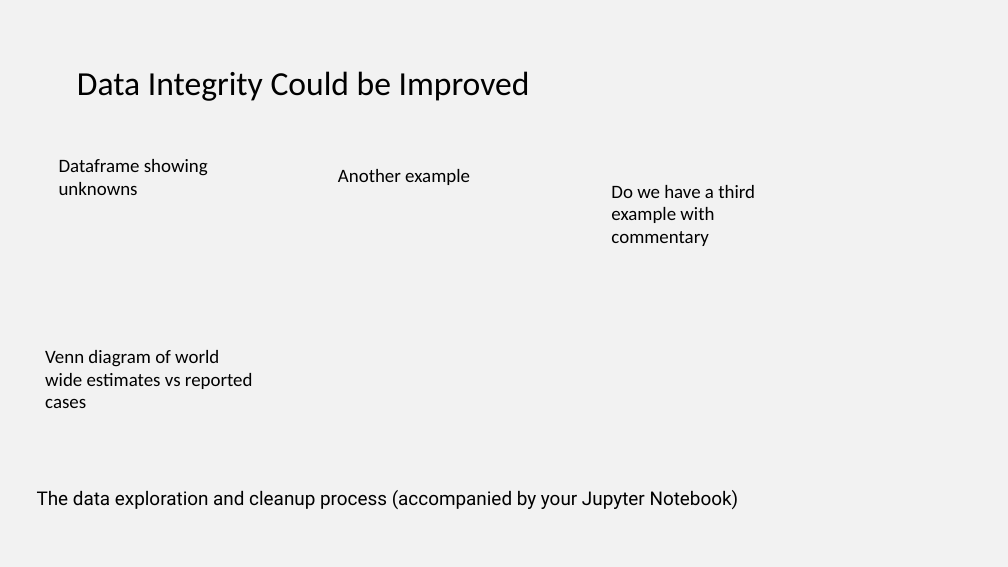
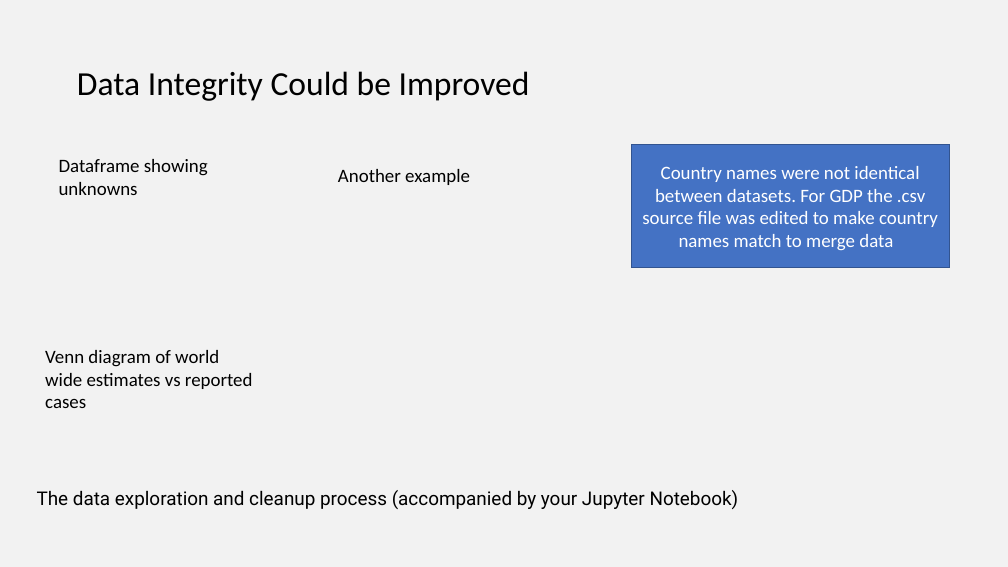
Before and after one commit to saronraut/Human-Trafficking-Awareness, a slide deck: slide 4 of Human Trafficking.pptx. Drawn at 1008x567 pixels with LibreOffice and Linux fonts; fonts in the diff are those of the drawing. Boxes give left, top, right and bottom in pixels: in the first picture for what was removed or moved away, otherwise in the second. Text is boxed around its words. In the diff, an @@ line names an element or a change of style, - is before the commit and + after.

```diff
--- a/Human Trafficking.pptx
+++ b/Human Trafficking.pptx
@@ rectangle added at (x1=631, y1=144, x2=949, y2=267), fill #4472C4, outline #325491 1 pt, 18 pt, text #FFFFFF @@
+Country names were not identical between datasets. For GDP the .csv source file was edited to make country names match to merge data
@@ text removed at (x1=611, y1=185, x2=755, y2=246) @@
-Do we have a third example with commentary
```
Also in this commit, not shown: 6 other files.
